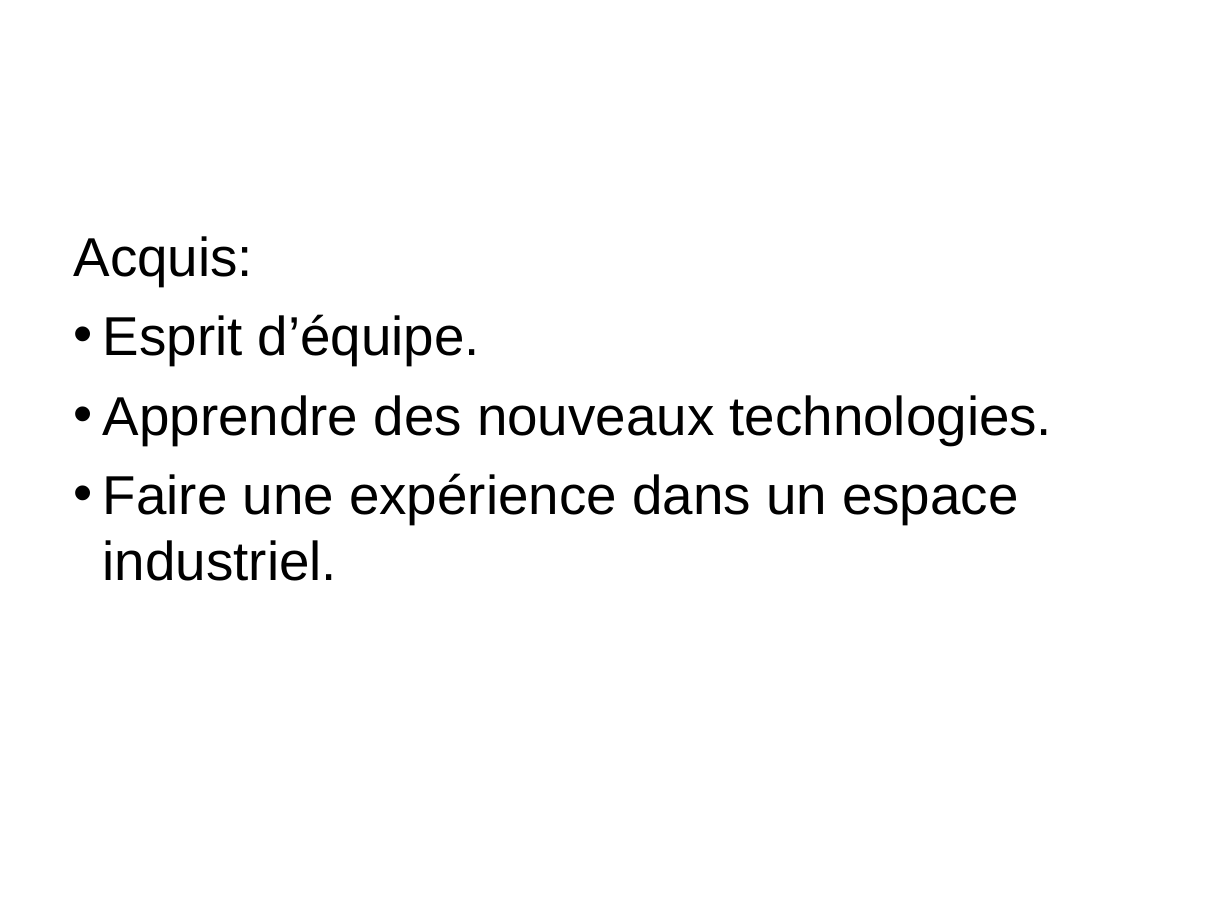
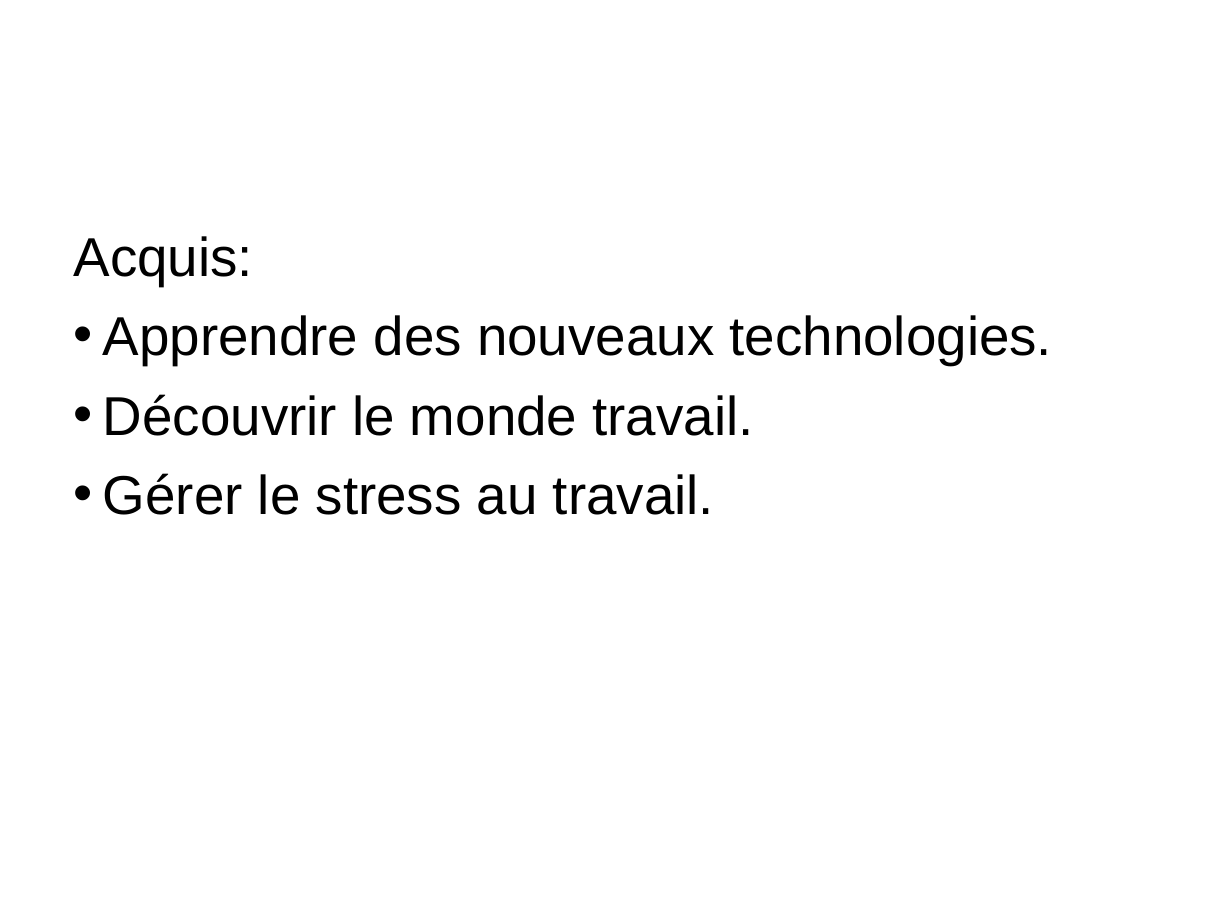
Before and after one commit to HabibAroua/Criminel_dep, a slide deck: slide 63 of documentation/presentation/P1/2734.ppt (slide 61 before the commit). Drawn at 1232x924 pixels with LibreOffice and Linux fonts; fonts in the diff are those of the drawing; background and template pictures are left out. Boxes give left, top, right and bottom in pixels: in the first picture for what was removed or moved away, otherwise in the second. Text is boxed around its words. In the diff, an @@ line names an element or a change of style, - is before the commit and + after.

```diff
--- a/documentation/presentation/P1/2734.ppt
+++ b/documentation/presentation/P1/2734.ppt
@@ text at <box>103,314,480,365</box>: paragraph removed @@
-• Esprit d’équipe.
@@ text at <box>103,394,754,515</box>: text changed @@
-• Faire une expérience dans un espace industriel.
+• Découvrir le monde travail.
+• Gérer le stress au travail.
```
Also in this commit, not shown: 1 other slide changed, 4 slides added, 2 slides removed, 1 other file.
